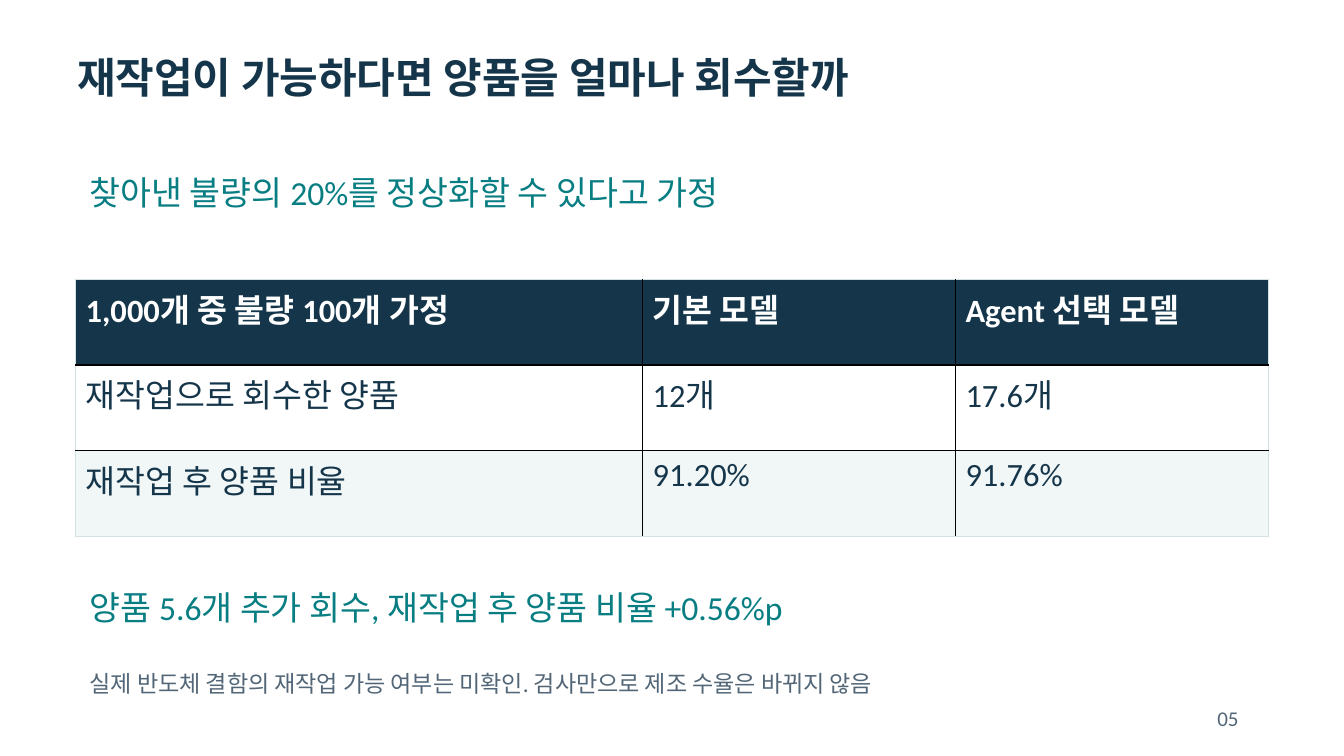
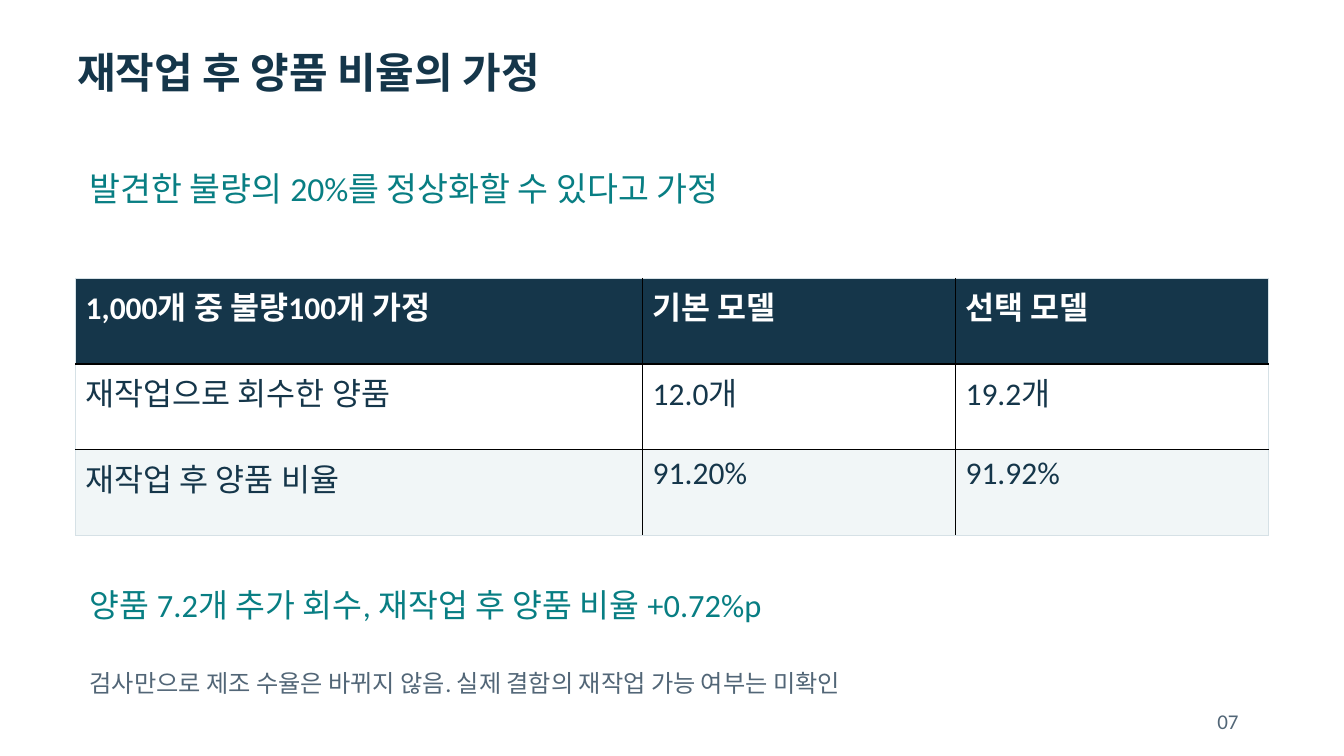
Before and after one commit to dragonchan95/Semiconductor-AI-Agent, a slide deck: slide 7 of docs/G045_Semiconductor_Agent.pptx (slide 5 before the commit). Drawn at 1344x756 pixels with LibreOffice and Linux fonts; fonts in the diff are those of the drawing. Boxes give left, top, right and bottom in pixels: in the first picture for what was removed or moved away, otherwise in the second. Text is boxed around its words. In the diff, an @@ line names an element or a change of style, - is before the commit and + after.

Commit message:
Expand course model experiments and explain preprocessing with grounded local agents

```diff
--- a/docs/G045_Semiconductor_Agent.pptx
+++ b/docs/G045_Semiconductor_Agent.pptx
@@ text at bbox=[77, 52, 540, 92]: text changed @@
-재작업이 가능하다면 양품을 얼마나 회수할까
+재작업 후 양품 비율의 가정
@@ text at bbox=[90, 173, 719, 204]: text changed @@
-찾아낸 불량의 20%를 정상화할 수 있다고 가정
+발견한 불량의 20%를 정상화할 수 있다고 가정
@@ table at bbox=[76, 278, 1267, 535] @@
-row 1, column 1: 1,000개 중 불량 100개 가정
+row 1, column 1: 1,000개 중 불량100개 가정
-row 1, column 3: Agent 선택 모델
+row 1, column 3: 선택 모델
-row 2, column 2: 12개
+row 2, column 2: 12.0개
-row 2, column 3: 17.6개
+row 2, column 3: 19.2개
-row 3, column 3: 91.76%
+row 3, column 3: 91.92%
@@ size 23.2 to 22.5 pt in "기본 모델", "재작업으로 회수한 양품", "재작업 후 양품 비율", "91.20%" @@
@@ text at bbox=[90, 590, 761, 623]: text changed; size 24 to 23.2 pt @@
-양품 5.6개 추가 회수, 재작업 후 양품 비율 +0.56%p
+양품 7.2개 추가 회수, 재작업 후 양품 비율 +0.72%p
@@ text at bbox=[90, 672, 840, 694]: text changed; size 16.5 to 17.2 pt @@
-실제 반도체 결함의 재작업 가능 여부는 미확인. 검사만으로 제조 수율은 바뀌지 않음
+검사만으로 제조 수율은 바뀌지 않음. 실제 결함의 재작업 가능 여부는 미확인
@@ text removed at bbox=[1217, 712, 1238, 726] @@
-05
@@ text added at bbox=[1217, 715, 1238, 729], 15 pt, text #526677 @@
+07
```
Also in this commit, not shown: 8 other slides changed, 5 slides added, 2 slides removed, 40 other files.
